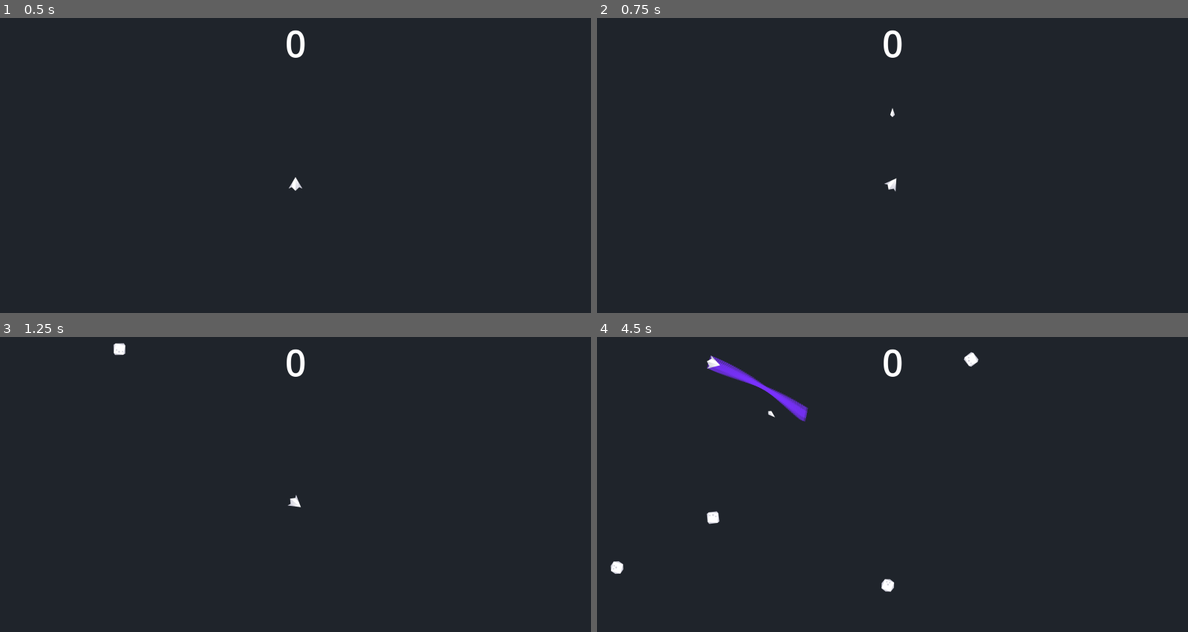
Above: before the commit, frames 1-4 (two rows, left to right).
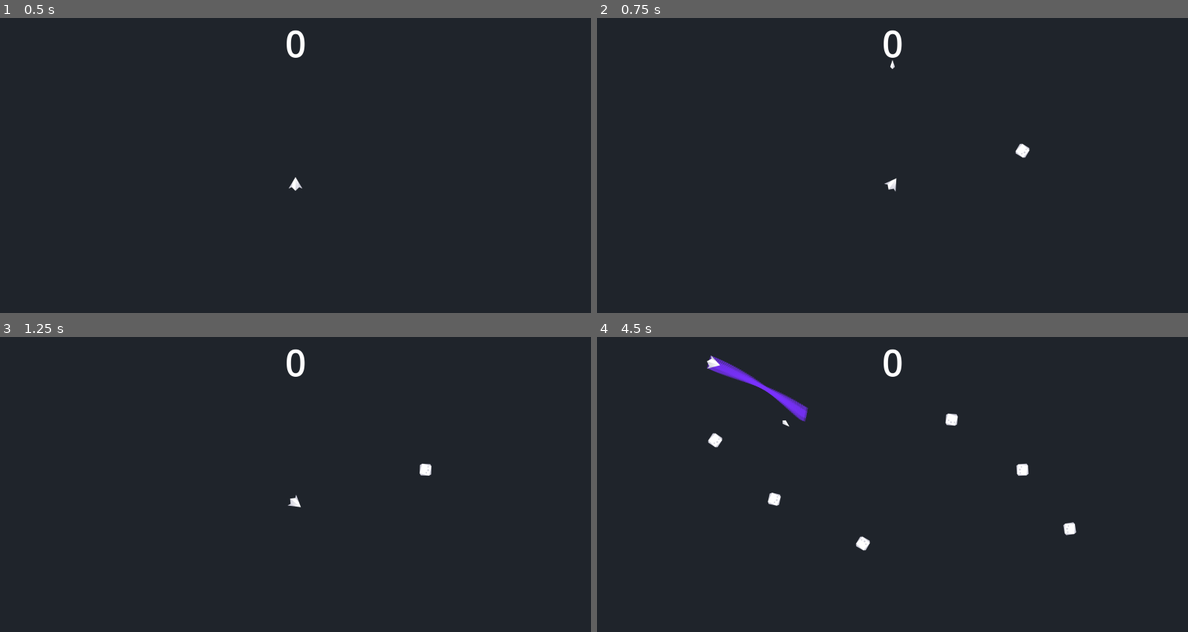
Above: after the commit, the same moments.

Repository: scytail/Asteroids
Game: Godot game, scene res://Scenes/main.tscn
Same seed, same stepped clock (60 frames per second), same inputs: the game is played once before the commit and once after it.
Inputs (mouse positions are in pixels of both pictures, inside the frame that each line leads up to):
- Up to frame 1 (0.5 s): no input
- Up to frame 2 (0.75 s): tap Enter at 0.5 s; move the mouse to (1022, 150) at 0.52 s; hold D (rotate_right) from 0.53 s (still down); hold Space (shoot) from 0.53 s (still down); click (1022, 150) at 0.67 s
- Up to frame 3 (1.25 s): keep holding D (rotate_right); keep holding Space (shoot)
- Up to frame 4 (4.5 s): move the mouse to (774, 499) at 1.27 s; release D (rotate_right) at 1.28 s; release Space (shoot) at 1.28 s; hold S (move_backward) 1.28-2.03 s; tap Space (shoot) at 1.35, 2.85, 4.35 s; click (774, 499) at 1.42 s; move the mouse to (951, 419) at 2.02 s; hold D (rotate_right) 2.03-2.78 s; hold Space (shoot) 2.03-2.78 s; click (951, 419) at 2.17 s; move the mouse to (862, 543) at 2.77 s; hold W (move_forward) 2.78-3.53 s; click (862, 543) at 2.92 s; move the mouse to (1069, 528) at 3.52 s; hold Space (shoot) 3.53-4.28 s; hold A (rotate_left) from 3.53 s (still down); click (1069, 528) at 3.67 s; move the mouse to (715, 440) at 4.27 s; click (715, 440) at 4.42 s

Frame 1 is identical in both runs. In frame 2, 0.1% of the frame differs, in the area x 49-74%, y 14-48%; in frame 3, 0.2%; in frame 4, 0.8%, in the area x 2-82%, y 5-87%.

Commit message:
add asteroid debug spawning
also fixed bullet speed

Diff:
--- a/Scenes/bullet.tscn
+++ b/Scenes/bullet.tscn
@@ -14,6 +14,7 @@
 max_contacts_reported = 1
 contact_monitor = true
 script = ExtResource("1_4b7ky")
+max_speed = 2000
 
 [node name="CollisionShape2D" type="CollisionShape2D" parent="."]
 position = Vector2(0, 0.5)
--- a/Scripts/bullet.gd
+++ b/Scripts/bullet.gd
@@ -1,11 +1,9 @@
 extends InteractiveEntity
-
-@export var velocity: int = 2000
 
 
 func _ready():
 	super._ready()
-	apply_central_impulse(Vector2(sin(rotation), -cos(rotation)) * velocity)
+	apply_central_impulse(Vector2(sin(rotation), -cos(rotation)) * max_speed)
 
 
 func _check_boundary_collision(_state):
--- a/Scripts/main.gd
+++ b/Scripts/main.gd
@@ -1,13 +1,18 @@
 extends Node2D
 
+
+@export_group("")
 @export var asteroid_scene: Array[PackedScene]
+
+@export_group("Debugger Options")
+@export var disable_asteroid_spawns: bool = false
 
 var score: int
 
-# Called when the node enters the scene tree for the first time.
+
 func _ready():
-	$AsteroidTimer.start()
-	pass
+	if (disable_asteroid_spawns):
+		$AsteroidTimer.start()
 
 
 func game_over():
@@ -25,25 +30,41 @@
 		_quit_game()
 
 
+func _unhandled_input(event):
+	if OS.is_debug_build():
+		if event is InputEventMouseButton:
+			if event.button_index == MOUSE_BUTTON_LEFT and event.pressed:
+				_spawn_asteroid(event.position, 0.0, Vector2())
+
+
 func _on_asteroid_timer_timeout():
+	# Retrieve the random location selector (which is bound to the spawn path)
+	var asteroid_spawn_location = $AsteroidSpawnPath/AsteroidSpawnLocation
+	# Set the location along the path (a ratio baetween 0-1) randomly
+	asteroid_spawn_location.progress_ratio = randf()
+	var location = asteroid_spawn_location.position
+
+	# Rotate the asteroid
+	var direction = asteroid_spawn_location.rotation + PI/2  # point straight in
+	direction += randf_range(-PI/4, PI/4)
+
+	# Set the asteroid velocity
+	var velocity = Vector2(randf_range(20,200), randf_range(10,100))
+	velocity = velocity.rotated(direction)
+
+	_spawn_asteroid(location, direction, velocity)
+
+
+func _spawn_asteroid(location: Vector2, direction: float, velocity: Vector2):
 	# Make an asteroid
 	var selected_index = randi_range(0, asteroid_scene.size() - 1)
 	var asteroid = asteroid_scene[selected_index].instantiate()
 
-	# Retrieve the random location selector (which is bound to the spawn path)
-	var asteroid_spawn_location = $AsteroidSpawnPath/AsteroidSpawnLocation
-	# Set the location along the path (a ratio baetween 0-1) randomly
-	asteroid_spawn_location.progress_ratio = randf()
-	asteroid.position = asteroid_spawn_location.position
+	asteroid.position = location
 
-	# Rotate the asteroid
-	var direction = asteroid_spawn_location.rotation + PI/2  # point straight in
-	direction += randf_range(-PI/4, PI/4)
 	asteroid.rotation = direction
 
-	# Set the asteroid velocity
-	var velocity = Vector2(randf_range(20,200), randf_range(10,100))
-	asteroid.linear_velocity = velocity.rotated(direction)
+	asteroid.linear_velocity = velocity
 
 	# Attach the signal
 	asteroid.destroyed.connect(add_points.bind())
